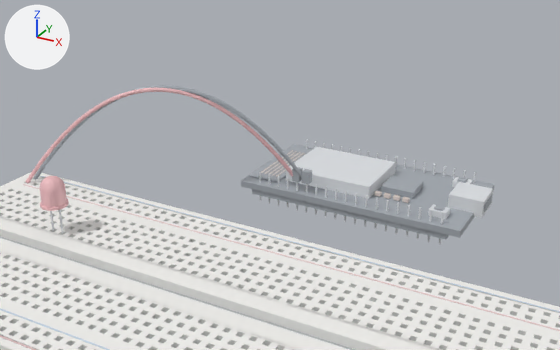
The glTF model mcp-server/physical_studio/bench/ready/fire-alarm/step-3.glb: old version first, new version second.
One viewpoint serves both versions: a 50 mm camera at (0.0548, -0.0969, 0.0836) aimed at (-0.024, 0.0464, 0.0119). Every picture has the same lights, and +X, +Y and +Z are marked at upper left. The first picture is the older version. Where no turn or scale is listed for an object, it has been applied to the vertices. Vertices at exactly the same position are counted once.

In view in the first picture: 'arduino_uno__mesh', 'breadboard_1__mesh', 'led_red__mesh', 'wire_main_5v__mesh', 'wire_main_gnd__mesh'.
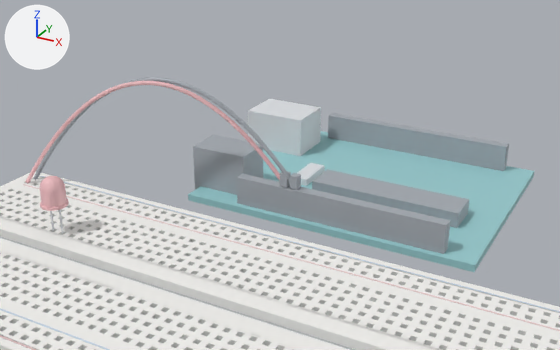
Where the change shows, as pixel boxes [x1, y1, x2, y2] in the pictures (560 x 350 px; the box of a moved part takes in the faces that stretch with it):
'arduino_uno__mesh', reshaped (37% wider, 64% taller)
    before: [241, 139, 494, 244]
    after: [188, 99, 534, 272]
'wire_main_5v__mesh', reshaped (10% taller)
    before: [26, 87, 303, 183]
    after: [25, 81, 291, 187]
'wire_main_gnd__mesh', reshaped (13% taller)
    before: [34, 85, 312, 185]
    after: [33, 77, 301, 190]
part 1 of me_arduino_uno__mesh, added (cyan)
    after: [188, 131, 534, 272]
part 2 of me_arduino_uno__mesh, added
    after: [248, 99, 321, 156]
part 3 of me_arduino_uno__mesh, added
    after: [193, 135, 263, 195]
part 4 of me_arduino_uno__mesh, added
    after: [312, 169, 469, 228]
part 5 of me_arduino_uno__mesh, added
    after: [297, 163, 325, 186]
part 6 of me_arduino_uno__mesh, added
    after: [237, 174, 450, 254]
part 7 of me_arduino_uno__mesh, added
    after: [328, 113, 509, 171]
part 8 of me_arduino_uno__mesh, deleted
    before: [241, 144, 494, 240]
part 9 of me_wire_main_gnd__mesh, moved or reshaped
    before: [34, 85, 302, 180]
    after: [33, 77, 290, 183]
part 10 of me_wire_main_gnd__mesh, moved or reshaped
    before: [302, 169, 312, 185]
    after: [290, 173, 301, 190]
part 11 of me_wire_main_5v__mesh, moved or reshaped
    before: [28, 87, 293, 182]
    after: [28, 81, 280, 182]
part 12 of me_wire_main_5v__mesh, moved or reshaped
    before: [292, 167, 303, 182]
    after: [280, 171, 291, 187]

Diff of the bpy script that builds the scene:
```diff
--- a/mcp-server/physical_studio/bench/ready/fire-alarm/step-3.glb.py
+++ b/mcp-server/physical_studio/bench/ready/fire-alarm/step-3.glb.py
@@ me_arduino_uno__mesh @@
 # used by ob_arduino_uno__mesh; location = (0.0, 0.0, 0.0)
-me_arduino_uno__mesh.from_pydata(...)  # 708 vertices, 1176 faces; spans x -0.0375..0.0197, y 0.051..0.079, z 0.0008..0.009
+me_arduino_uno__mesh.from_pydata(...)  # 56 vertices, 84 faces; spans x -0.048..0.0243, y 0.0383..0.0917, z 0.0038..0.0158
+# me_arduino_uno__mesh part 1: a new loose piece, a box spanning x -0.0443..0.0243, y 0.0383..0.0917, z 0.0042..0.0058, in mat_defaultmaterial_001
+# me_arduino_uno__mesh part 2: a new loose piece, a box spanning x -0.048..-0.032, y 0.072..0.084, z 0.0048..0.0158, in mat_defaultmaterial_001
+# me_arduino_uno__mesh part 3: a new loose piece, a box spanning x -0.046..-0.032, y 0.0435..0.0525, z 0.0048..0.0158, in mat_defaultmaterial_001
+# me_arduino_uno__mesh part 4: a new loose piece, a box spanning x -0.0185..0.0165, y 0.052..0.06, z 0.0058..0.0093, in mat_defaultmaterial_001
+# me_arduino_uno__mesh part 5: a new loose piece, a box spanning x -0.026..-0.022, y 0.056..0.066, z 0.0058..0.0074, in mat_defaultmaterial_001
+# me_arduino_uno__mesh part 6: a new loose piece, a box spanning x -0.0315..0.0175, y 0.0397..0.0422, z 0.0038..0.0123, in mat_defaultmaterial_001
+# me_arduino_uno__mesh part 7: a new loose piece, a box spanning x -0.0315..0.0175, y 0.0879..0.0904, z 0.0038..0.0123, in mat_defaultmaterial_001
+# me_arduino_uno__mesh part 8: 302 vertices removed from x -0.0375..0.0197, y 0.051..0.079, z 0.0008..0.009
+# other edits to the shape of me_arduino_uno__mesh do not show in these pictures
 me_arduino_uno__mesh.materials.append(mat_defaultmaterial_001)
@@ me_wire_main_gnd__mesh @@
 # used by ob_wire_main_gnd__mesh; location = (0.0, 0.0, 0.0)
-me_wire_main_gnd__mesh.from_pydata(...)  # 1009 vertices, 1932 faces; spans x -0.0791..-0.0193, y 0.0237..0.0534, z 0.0077..0.0318
+me_wire_main_gnd__mesh.from_pydata(...)  # 1009 vertices, 1932 faces; spans x -0.0791..-0.0163, y 0.0237..0.0418, z 0.0077..0.0354
+# me_wire_main_gnd__mesh part 9: the loose piece of 1001 vertices spanning x -0.0791..-0.0198, y 0.0237..0.053, z 0.0077..0.0318 is multiplied about its middle by the matrix ((0.98, 0.147, 0.0), (-0.184, 0.971, 0.0), (0.057, 0.022, 1.067)), then moved by (0.0015, -0.0058, 0.0028)
+# me_wire_main_gnd__mesh part 10: the loose piece of 8 vertices spanning x -0.0211..-0.0193, y 0.0516..0.0534, z 0.0085..0.0115 is moved by (0.003, -0.0116, 0.004)
 me_wire_main_gnd__mesh.materials.append(mat_defaultmaterial_003)
@@ me_wire_main_5v__mesh @@
 # used by ob_wire_main_5v__mesh; location = (0.0, 0.0, 0.0)
-me_wire_main_5v__mesh.from_pydata(...)  # 1009 vertices, 1932 faces; spans x -0.0791..-0.0218, y 0.0211..0.0534, z 0.0077..0.0314
+me_wire_main_5v__mesh.from_pydata(...)  # 1009 vertices, 1932 faces; spans x -0.0791..-0.0188, y 0.0211..0.0418, z 0.0077..0.0348
+# me_wire_main_5v__mesh part 11: the loose piece of 1001 vertices spanning x -0.0791..-0.0223, y 0.0211..0.053, z 0.0077..0.0314 is multiplied about its middle by the matrix ((0.973, 0.145, 0.0), (-0.189, 0.967, 0.0), (0.058, 0.024, 1.059)), then moved by (0.0015, -0.0058, 0.0027)
+# me_wire_main_5v__mesh part 12: the loose piece of 8 vertices spanning x -0.0236..-0.0218, y 0.0516..0.0534, z 0.0085..0.0115 is moved by (0.003, -0.0116, 0.004)
 me_wire_main_5v__mesh.materials.append(mat_defaultmaterial_004)
```
